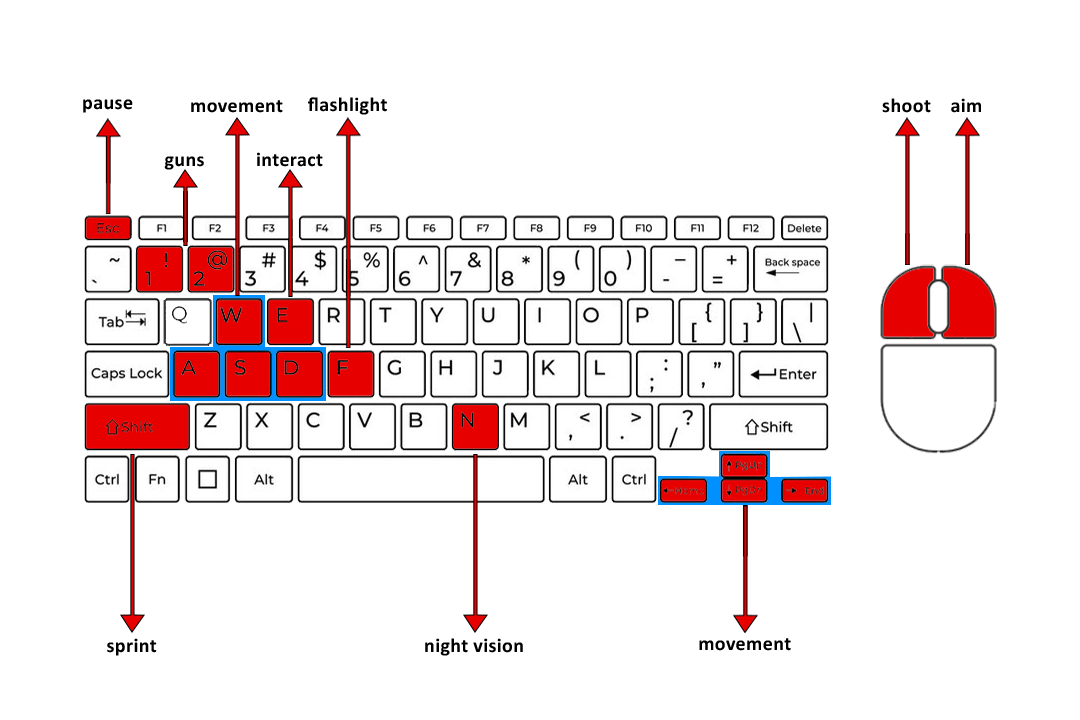
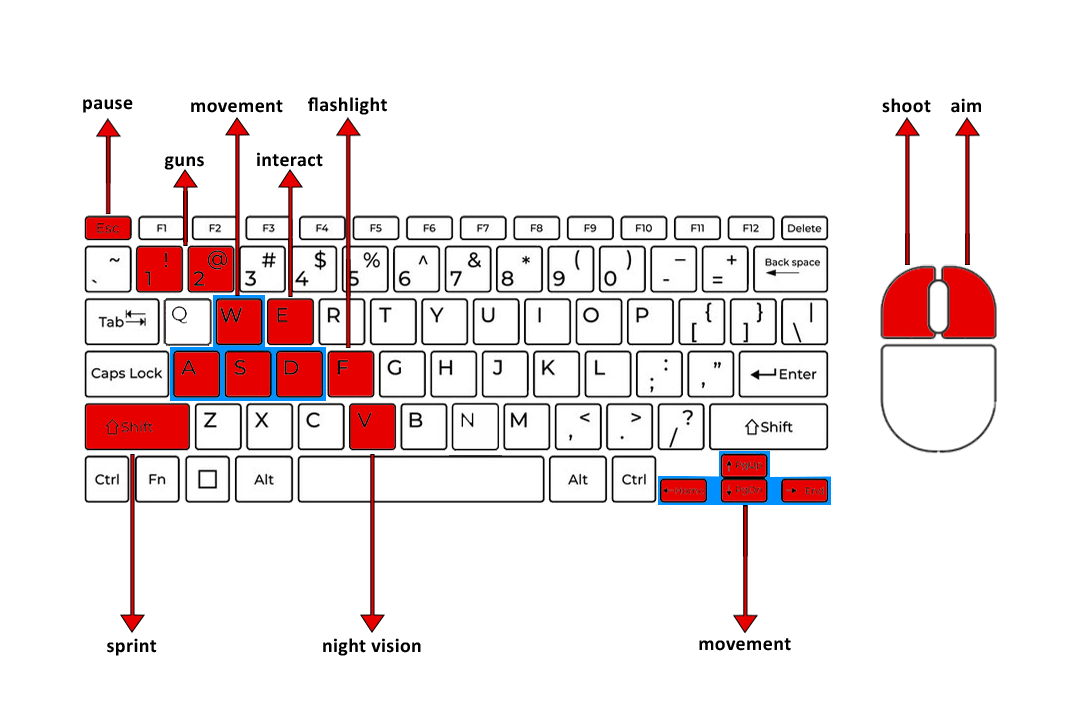
Comparing the layer stacks of the two 1080×720 images. Changes:
painted on "night vision" over left=323, top=638, right=523, bottom=656
painted on "Linha 1 copiar 9" over left=360, top=454, right=488, bottom=633
painted on "Camada 1 copiar" over left=350, top=402, right=502, bottom=456
